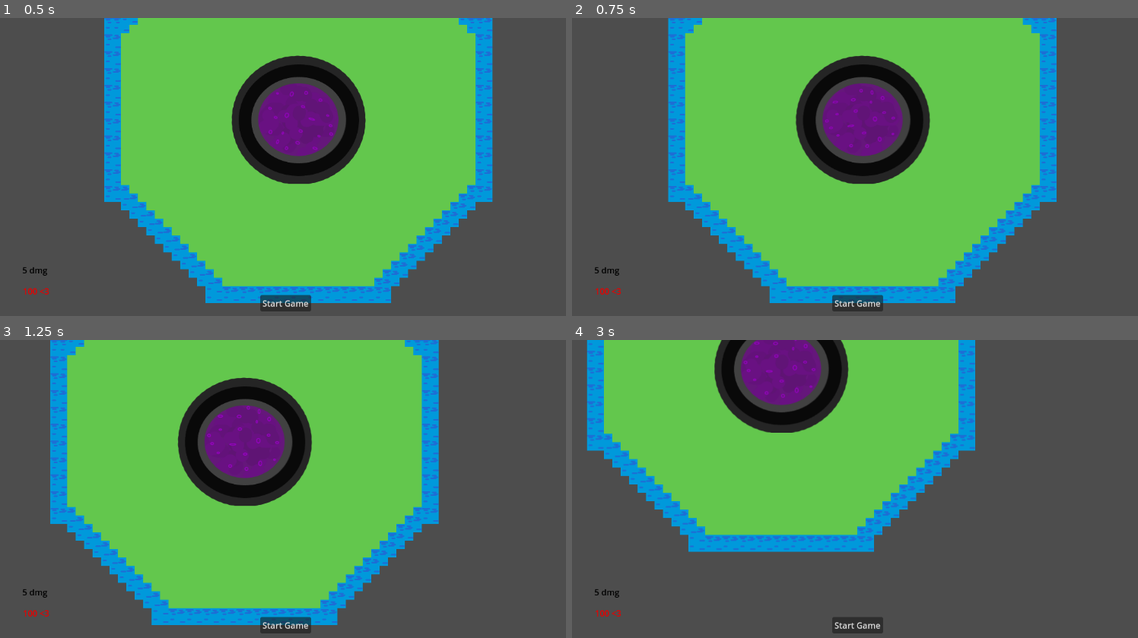
Above: before the commit, frames 1-4 (two rows, left to right).
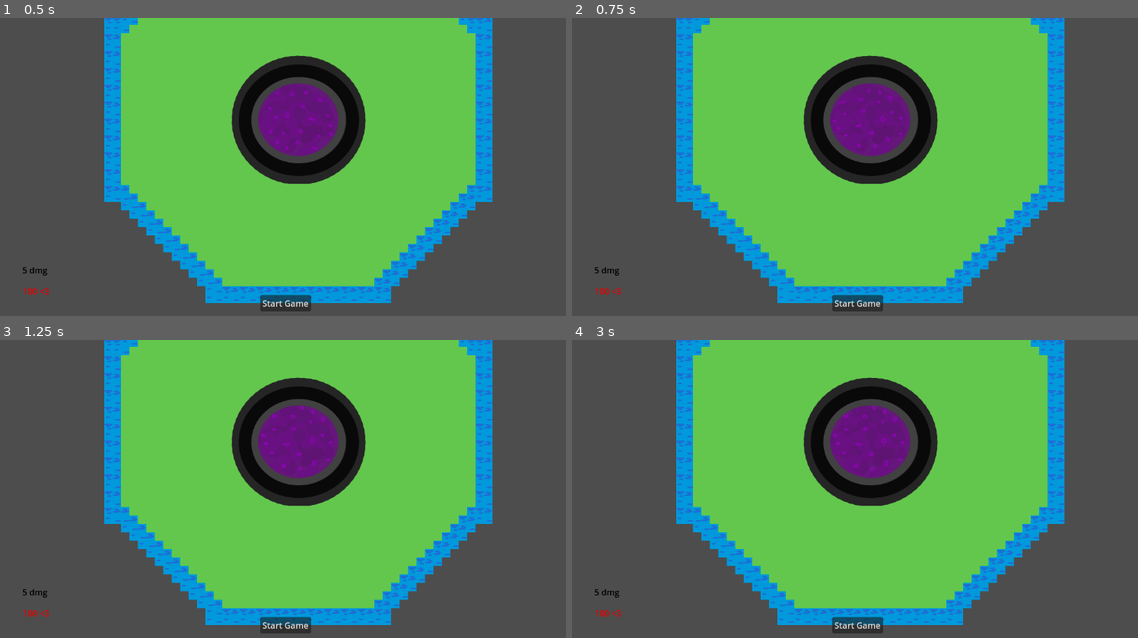
Above: after the commit, the same moments.

Repository: archimbald4488/FGJ2025
Game: Godot game, scene res://scenes/map.tscn
Two runs of this game, one before a commit and one after it. Both use one fixed random seed, a clock stepped at 60 frames per second and the inputs below.
Inputs (mouse positions are in pixels of both pictures, inside the frame that each line leads up to):
- Up to frame 1 (0.5 s): no input
- Up to frame 2 (0.75 s): tap Enter at 0.5 s; move the mouse to (990, 172) at 0.52 s; hold D (right) from 0.53 s (still down); click (990, 172) at 0.6 s
- Up to frame 3 (1.25 s): keep holding D (right)
- Up to frame 4 (3 s): move the mouse to (736, 527) at 1.27 s; release D (right) at 1.28 s; hold S (down) 1.28-2.03 s; click (736, 527) at 1.35 s; move the mouse to (917, 435) at 2.02 s; hold D (right) 2.03-2.78 s; click (917, 435) at 2.1 s; move the mouse to (826, 578) at 2.77 s; hold W (up) from 2.78 s (still down); click (826, 578) at 2.85 s

Frame 1 is identical in both runs. In frame 2, 11% of the frame differs, in the area x 16-88%, y 0-96%; in frame 3, 36%; in frame 4, 52%, in the area x 2-88%, y 0-96%.

Commit message:
Disable player movement on start menu

Diff:
--- a/scenes/map.gd
+++ b/scenes/map.gd
@@ -16,6 +16,7 @@
 func new_game():
 	$Player.position = $StartPosition.position
 	$Player.show()
+	$Player.start()
 	start_spawning()
 
 func start_spawning():
--- a/scenes/player/player.gd
+++ b/scenes/player/player.gd
@@ -6,9 +6,14 @@
 @export var accel = 5000
 @export var friction = 500
 var input = Vector2.ZERO
+var is_ready = false
 
 func _ready():
 	print("Start")
+
+
+func start():
+	is_ready = true
 
 
 func get_input():
@@ -24,6 +29,8 @@
 
 
 func _physics_process(delta):
+	if not is_ready:
+		return
 	input = get_input()
 	#rotation = atan2(velocity.y, velocity.x)
 
Not shown: 1 places in scenes/map.tscn that only renumber resources
